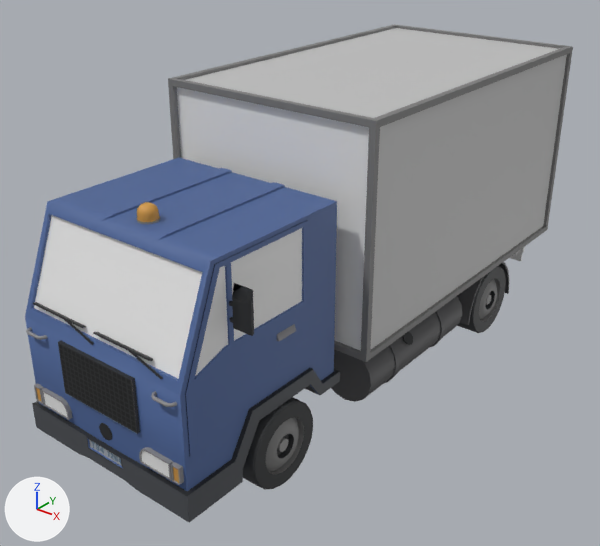
Before and after pictures for a commit that changed the OBJ model 3d Runner/Assets/Models/truck.obj.
The view is the same before and after, from a camera (50 mm lens) standing at (0.353, -0.342, 0.282) and looking at (-0.054, 0.166, -0.033). Lighting does not change. The marker at lower left points along +X, +Y and +Z. Where no turn or scale is listed for an object, it has been applied to the vertices. Vertices at the same position are counted once.

In view in the first picture: '1_Mesh.010', 'Cube.001_Cube', 'cabin_Mesh.021', 'front_wheel_2.002_Mesh.039', 'front_wheel_2_Mesh.020', 'fuel_reservior_Mesh.006', 'headlights_Mesh.025', 'mirrors_Mesh.023', 'wipers_Mesh.011'.
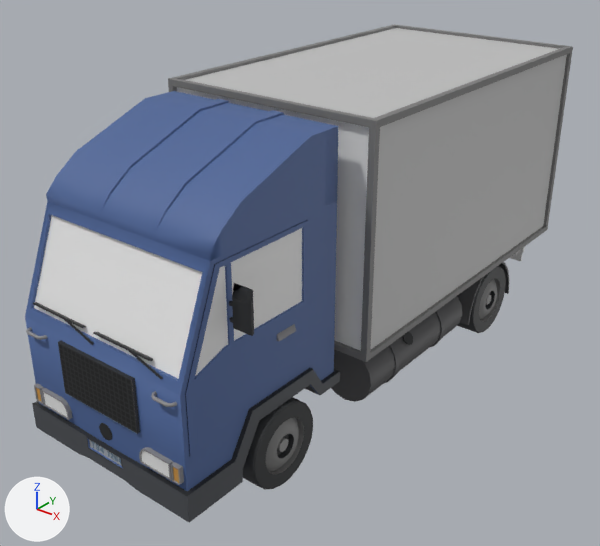
Edits to the bpy script that builds the scene:
```text
Change me_cabin_mesh_021:
    used by ob_cabin_mesh_021; location = (0.0, 0.0, 0.0)
    remove me_cabin_mesh_021.from_pydata(...)  # 461 vertices, 454 faces, 8 loose edges; spans x -0.132..0.034, y -0.059..0.424, z -0.103..0.074
    add me_cabin_mesh_021.from_pydata(...)  # 519 vertices, 516 faces, 8 loose edges; spans x -0.132..0.034, y -0.059..0.424, z -0.103..0.128
    me_cabin_mesh_021 part 1
    4 vertices are removed from x -0.049, y -0.014..0.084, z 0.072
    30 faces are deleted
    9 vertices are added at x -0.08..-0.017, y -0.015..0.072, z 0.089..0.126
    21 new vertices lie (0.0, -0.001, 0.054) away from vertices in x -0.128..0.031, y 0.073..0.103, z 0.072..0.074
    11 new vertices lie (0.0, -0.018, 0.0) away from vertices in x -0.128..0.031, y 0.102, z 0.126..0.128
    7 new vertices lie (0.0, -0.001, 0.005) away from vertices in x -0.128..0.031, y -0.024, z 0.072
    7 new vertices lie (0.0, 0.01, 0.011) away from vertices in x -0.128..0.031, y -0.025, z 0.077
    7 new vertices lie (0.0, 0.019, 0.014) away from vertices in x -0.128..0.031, y -0.015, z 0.088
    92 new faces join them, mat_lambert18 (picture img_polygoncity_texture_01_b_png)
```

Boxes [x1, y1, x2, y2] around the edits, measured in the pictures (600 x 546 px):
'cabin_Mesh.021', reshaped (18% taller)
    before: [25, 158, 340, 523]
    after: [25, 91, 340, 523]
part 1 of me_cabin_mesh_021, built on
    before: [48, 158, 337, 261]
    after: [46, 91, 338, 261]
